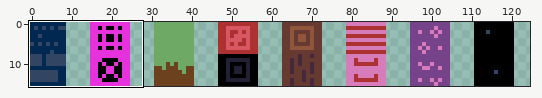
Sprite sheet, stored at public/tileset.png. Above, an overview of the earlier version with the close-up marked.
Close-up. First the earlier version:
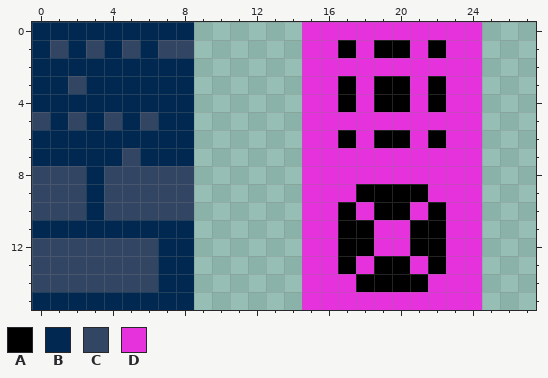
The file is 128x16 pixels. Shown: x 0..27, y 0..15. The wide view leaves out empty margins.
Palette (. is transparent): A #000000  B #002850  C #324664  D #e632dc
After the commit:
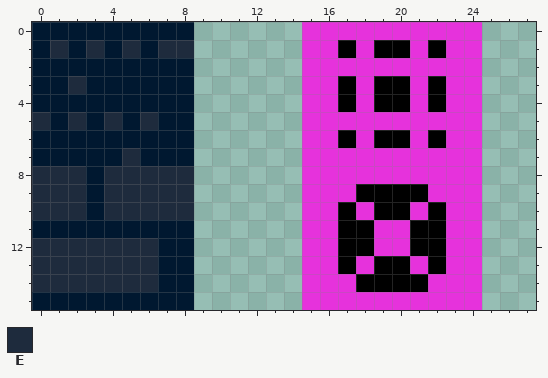
Colours new in this view: E #1e2b3d
Diff:
@@ palette @@
-B #002850
+B #001830
@@ x 0..10 @@
  0 BBBBBBBBB..
- 1 BCBCBCBCC..
+ 1 BEBEBEBEE..
  2 BBBBBBBBB..
- 3 BBCBBBBBB..
+ 3 BBEBBBBBB..
  4 BBBBBBBBB..
- 5 CBCBCBCBB..
+ 5 EBEBEBEBB..
  6 BBBBBBBBB..
- 7 BBBBBCBBB..
- 8 CCCBCCCCC..
- 9 CCCBCCCCC..
-10 CCCBCCCCC..
+ 7 BBBBBEBBB..
+ 8 EEEBEEEEE..
+ 9 EEEBEEEEE..
+10 EEEBEEEEE..
 11 BBBBBBBBB..
-12 CCCCCCCBB..
-13 CCCCCCCBB..
-14 CCCCCCCBB..
+12 EEEEEEEBB..
+13 EEEEEEEBB..
+14 EEEEEEEBB..
 15 BBBBBBBBB..
Pixel boxes of the changes (left, top, right, bottom) in both close-ups:
changed: (32, 22, 194, 310)
